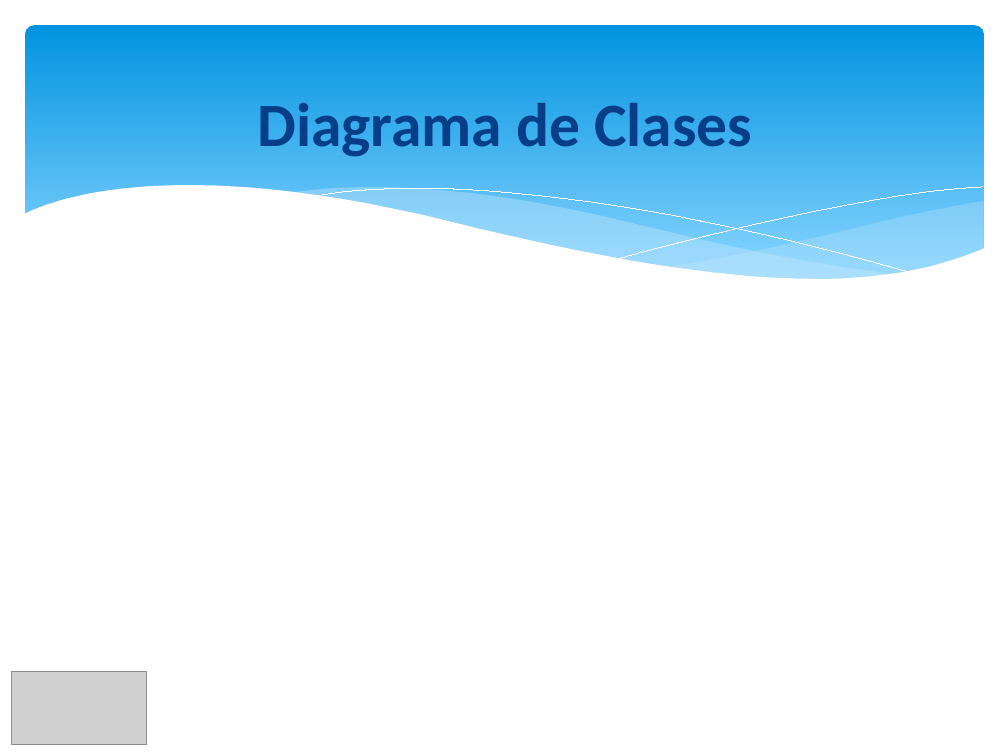
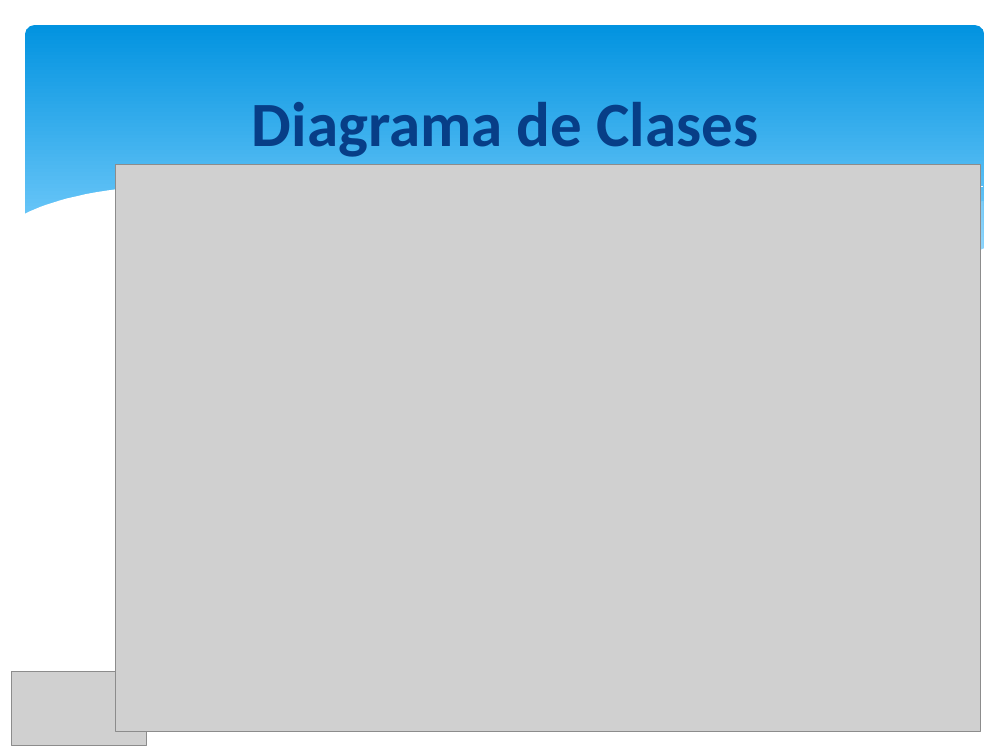
Before and after one commit to orlysemperfi/my-project-pi, a slide deck: slide 15 of PRESENTACION02/TRABAJO FINAL/PPT PI1 EFINAL.pptx (slide 16 before the commit). Drawn at 1008x756 pixels with LibreOffice and Linux fonts; fonts in the diff are those of the drawing; grey boxes stand for pictures. Boxes give left, top, right and bottom in pixels: in the first picture for what was removed or moved away, otherwise in the second. Text is boxed around its words. In the diff, an @@ line names an element or a change of style, - is before the commit and + after.

```diff
--- a/PRESENTACION02/TRABAJO FINAL/PPT PI1 EFINAL.pptx
+++ b/PRESENTACION02/TRABAJO FINAL/PPT PI1 EFINAL.pptx
@@ title "Diagrama de Clases" at (x1=252, y1=102, x2=758, y2=157): size 44 to 45 pt @@
@@ picture added at (x1=115, y1=164, x2=980, y2=732) @@
@@ outline redrawn in 3 elements at (x1=666, y1=201, x2=984, y2=279), (x1=618, y1=186, x2=983, y2=258), (x1=23, y1=185, x2=985, y2=333) @@
@@ freeform shape removed at (x1=288, y1=187, x2=899, y2=281) @@
@@ freeform shape removed at (x1=311, y1=188, x2=914, y2=274) @@
```
Also in this commit, not shown: 16 other slides changed, 1 slide removed.
